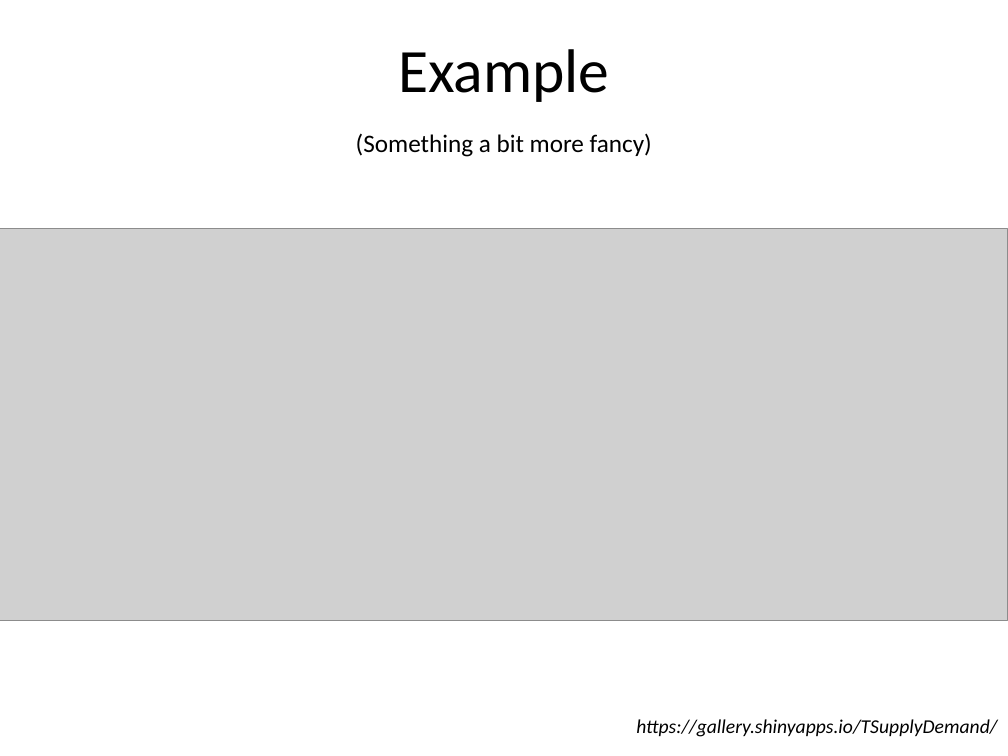
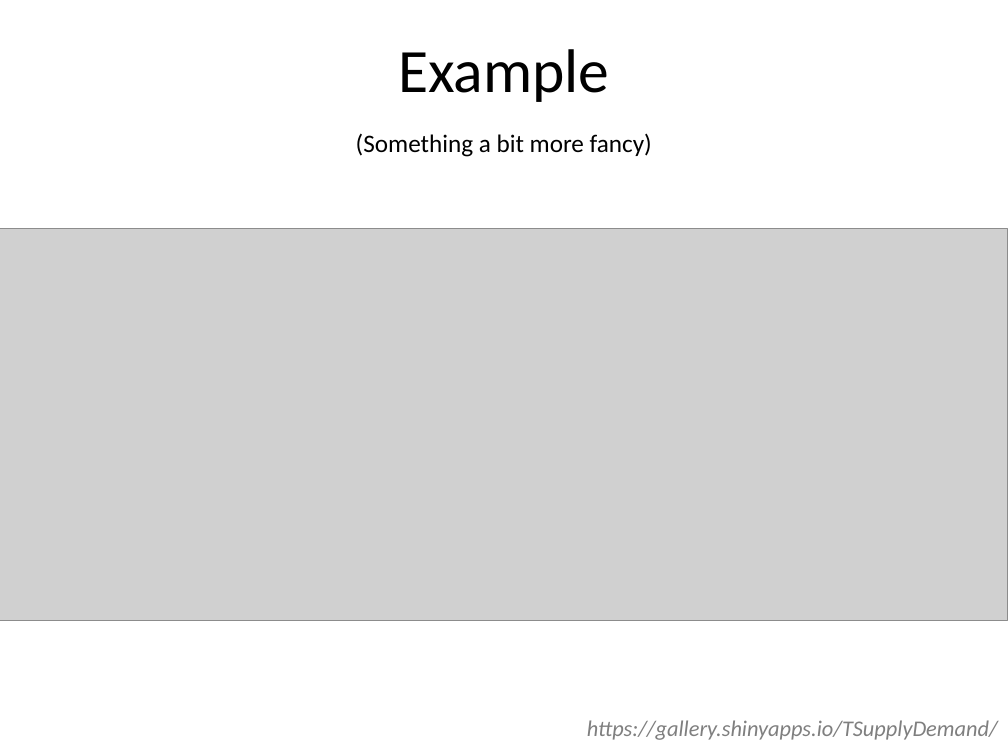
Before and after one commit to cabradbury/shiny-apps-part1, a slide deck: slide 7 of Presentation.pptx. Drawn at 1008x756 pixels with LibreOffice and Linux fonts; fonts in the diff are those of the drawing; grey boxes stand for pictures. Boxes give left, top, right and bottom in pixels: in the first picture for what was removed or moved away, otherwise in the second. Text is boxed around its words. In the diff, an @@ line names an element or a change of style, - is before the commit and + after.

```diff
--- a/Presentation.pptx
+++ b/Presentation.pptx
@@ text "https://gallery.shinyapps.io/TSupplyDemand/" at (x1=587, y1=720, x2=998, y2=740): size 14 to 16 pt, text colour #000000 to #7F7F7F @@
```
Also in this commit, not shown: 9 other slides changed, 1 slide added, 3 other files.
